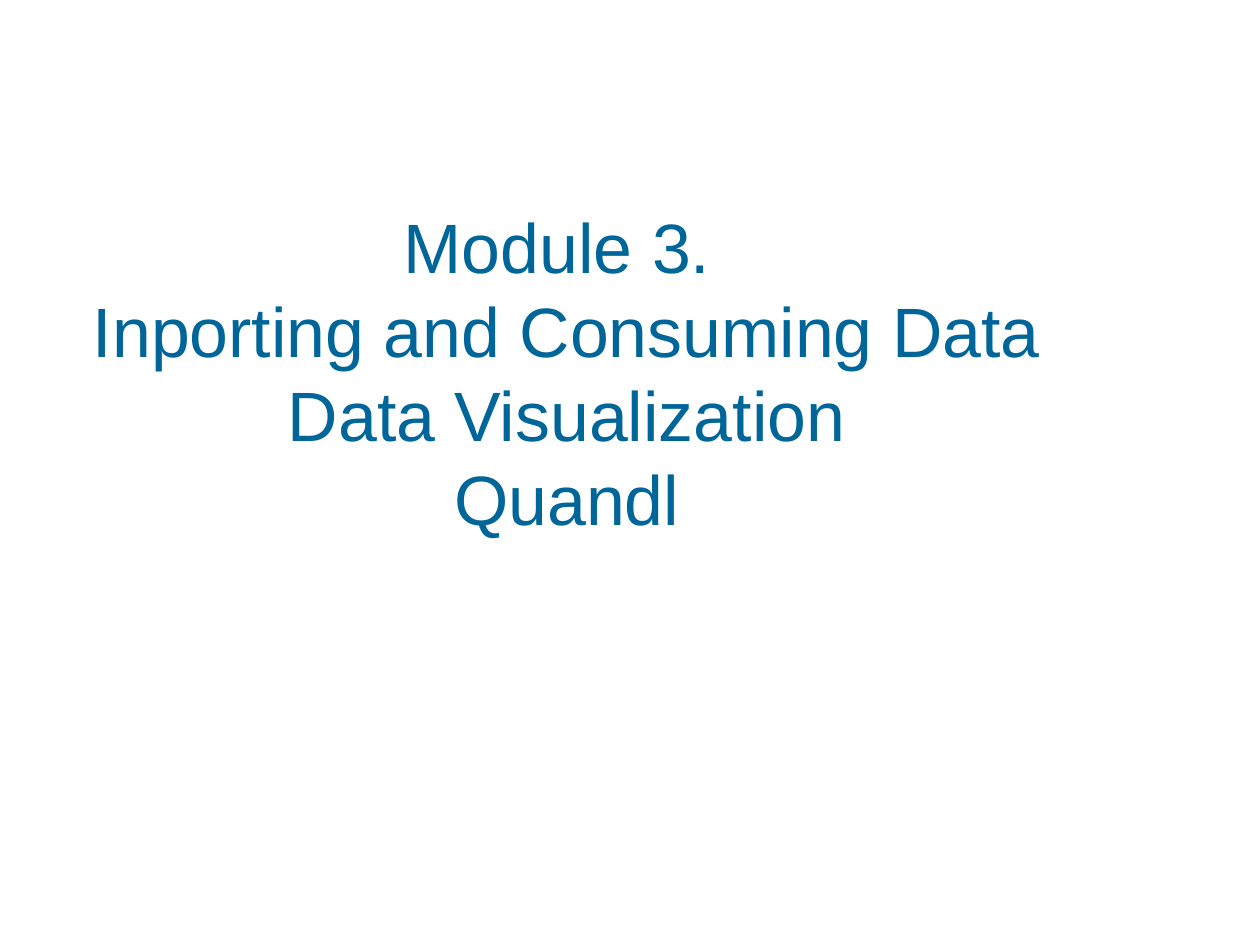
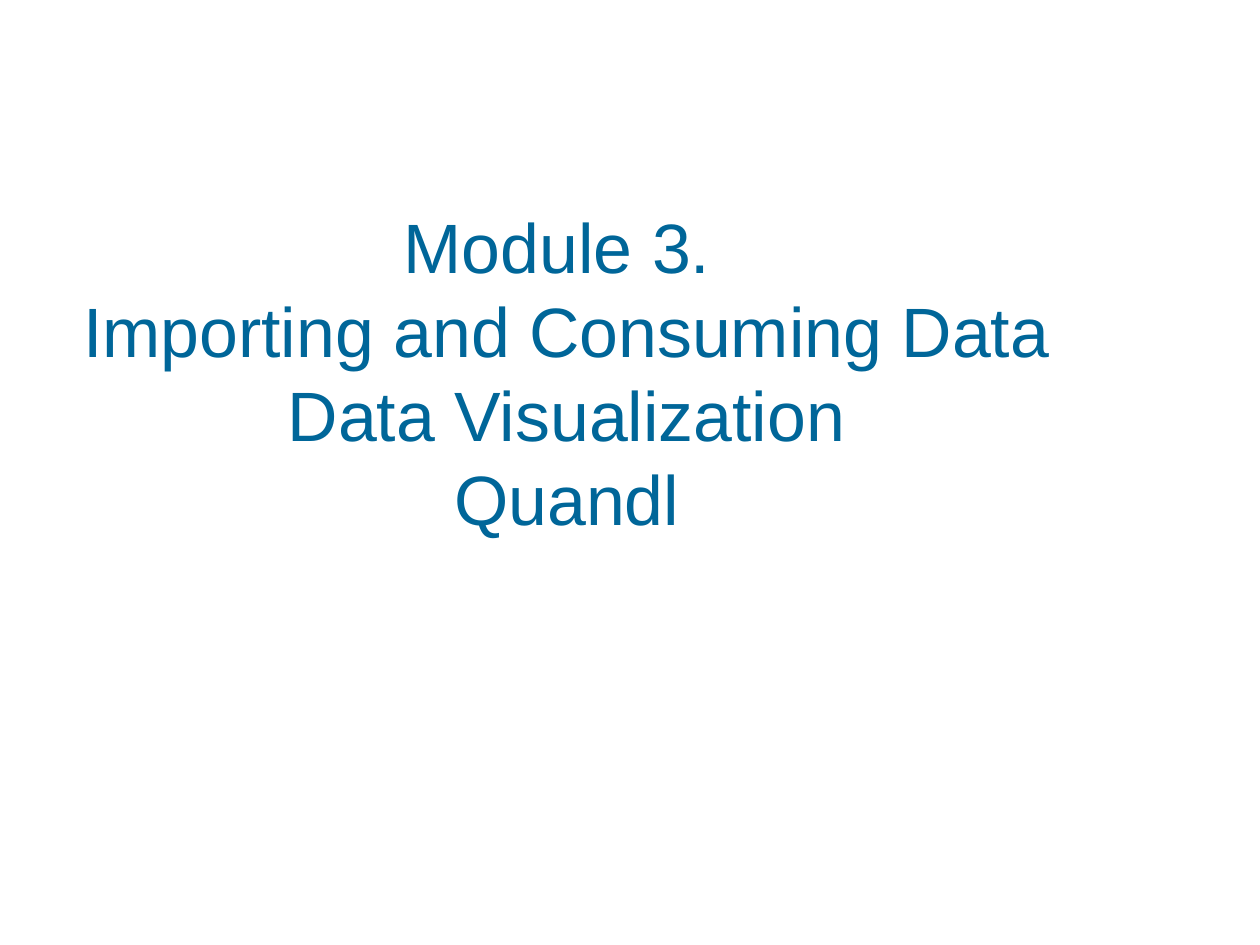
Before and after one commit to chankeypathak/CitiDataScience, a slide deck: slide 1 of docs/Module 3.pptx. Drawn at 1260x945 pixels with LibreOffice and Linux fonts; fonts in the diff are those of the drawing; background and template pictures are left out. Boxes give left, top, right and bottom in pixels: in the first picture for what was removed or moved away, otherwise in the second. Text is boxed around its words. In the diff, an @@ line names an element or a change of style, - is before the commit and + after.

Commit message:
Added more to the numpy and pandas slides.  Also added some material to Module 1

```diff
--- a/docs/Module 3.pptx
+++ b/docs/Module 3.pptx
@@ text at (x1=83, y1=222, x2=1049, y2=538): text changed @@
-Module 3.
-Inporting and Consuming Data
-Data Visualization
-Quandl
+Module 3.
+Importing and Consuming Data
+Data Visualization
+Quandl
```
Also in this commit, not shown: 6 other slides changed, 7 other files.
